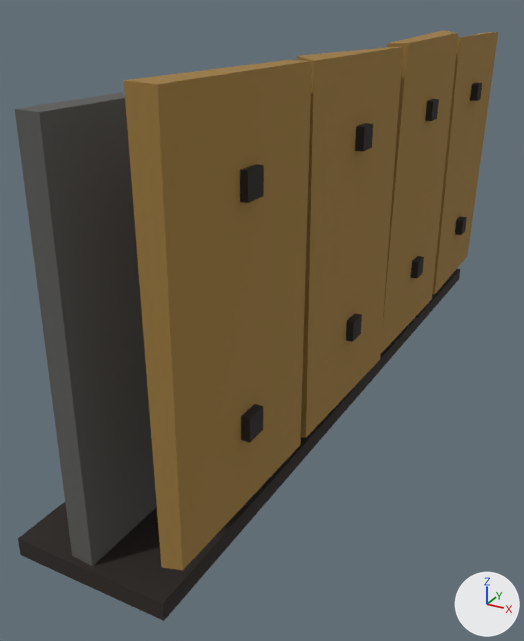
The glTF model game/public/models/arm_spaced.glb as it was, and as the next commit left it.
Camera for both pictures: a camera (50 mm lens) standing at (0.87, -1.71, 0.98) and looking at (0.02, -0.17, 0.21). The axes (+X, +Y, +Z) are drawn at lower right. The lights are the same throughout. The older version comes first. Vertices at exactly the same position are counted once.

In view in the first picture: 'arm_spaced'.
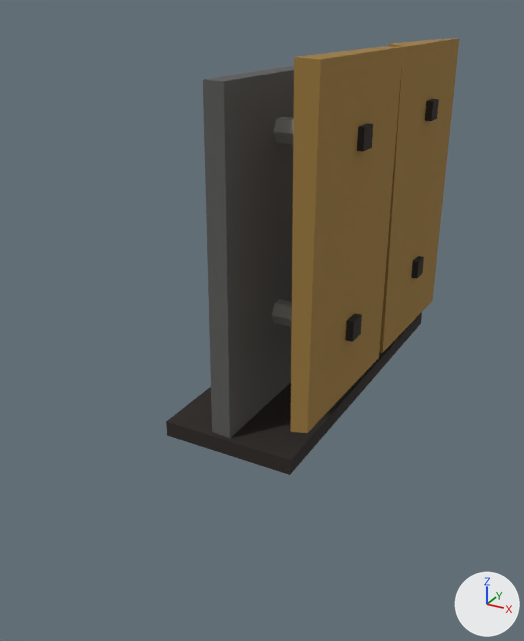
Boxes [x1, y1, x2, y2] around the edits, measured in the pictures (524 x 641 px; the box of a moved part takes in the faces that stretch with it):
'arm_spaced', reshaped (39% narrower, 26% shorter)
    before: [15, 30, 498, 621]
    after: [166, 38, 459, 475]
part 1 of me_cube, moved or reshaped
    before: [15, 92, 157, 566]
    after: [203, 66, 294, 438]
part 2 of me_cube, added (black)
    after: [166, 312, 422, 475]
part 3 of me_cube, moved or reshaped
    before: [18, 269, 460, 621]
    after: [379, 38, 459, 353]
part 4 of me_cube, deleted
    before: [240, 30, 498, 443]
part 5 of me_cube, cut back
    before: [124, 47, 403, 570]
    after: [290, 46, 403, 433]

What the commit changed:
me_cube is used by ob_arm_spaced; location (0.0, 0.0, 0.0).
me_cube had 240 vertices, 376 faces and spanned x -0.08..0.31, y -0.97..0.97, z 0.0..0.91.
me_cube now has 128 vertices, 200 faces and spans x -0.08..0.31, y -0.48..0.48, z 0.0..0.89.
me_cube part 1: the loose piece of 8 vertices spanning x 0.05..0.1, y -0.96..0.96, z 0.0..0.84 is scaled about its middle by (1, 0.494, 1).
me_cube part 2: a new loose piece, a box spanning x -0.075..0.265, y -0.484..0.484, z 0.0..0.04, in mat_dark (black #2a2420).
me_cube part 3: the loose piece of 8 vertices spanning x -0.08..0.26, y -0.97..0.97, z 0.0..0.04 is scaled about its middle by (0.129, 0.236, 19.8), then moved by (0.18, 0.24, 0.47), in mat_paint (brown #9c7a3e).
me_cube part 4: 12 loose pieces with 112 vertices, spanning x -0.07..0.31, y -0.76..0.96, z 0.03..0.91, are deleted.
Part 5, on me_cube:
15 vertices are removed from x 0.25..0.3, y -0.96..-0.01, z 0.09..0.89.
24 faces are deleted.
7 vertices are added at x 0.25..0.3, y -0.47..-0.01, z 0.1..0.89.
12 new faces join them, mat_paint (brown #9c7a3e).
